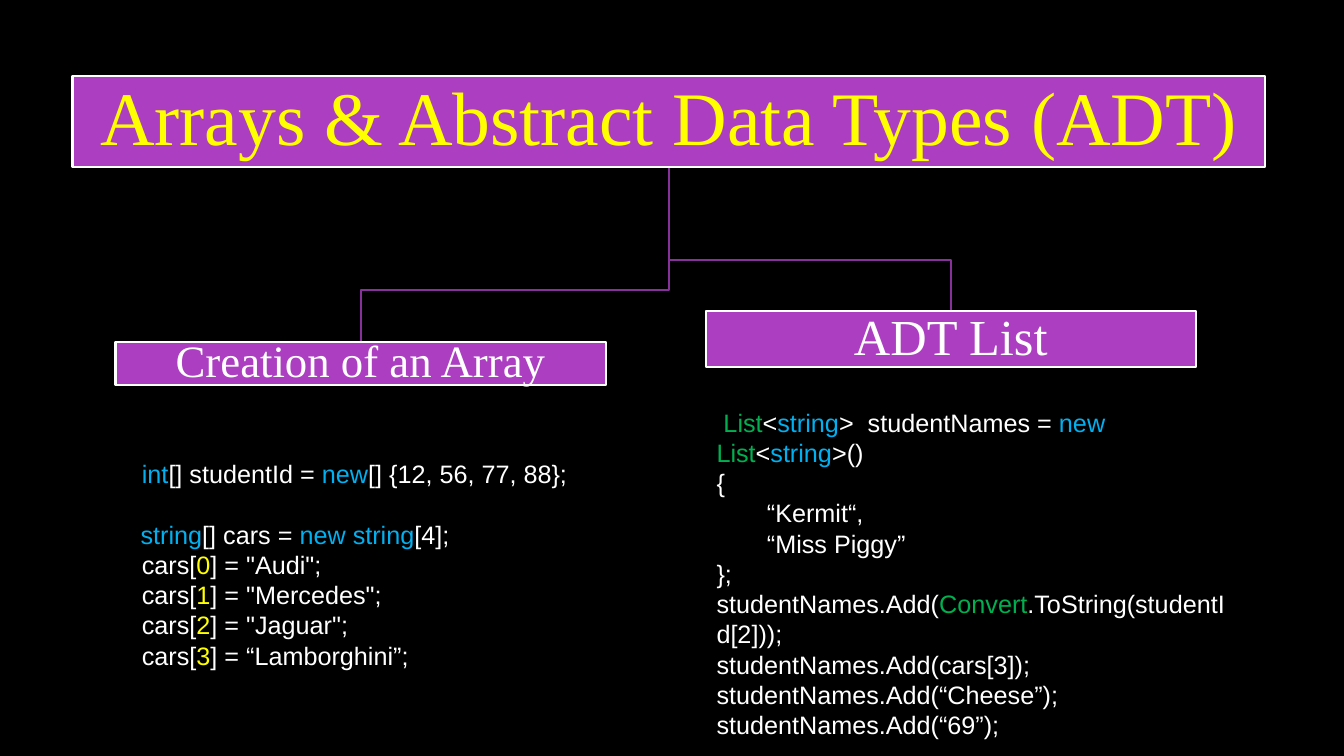
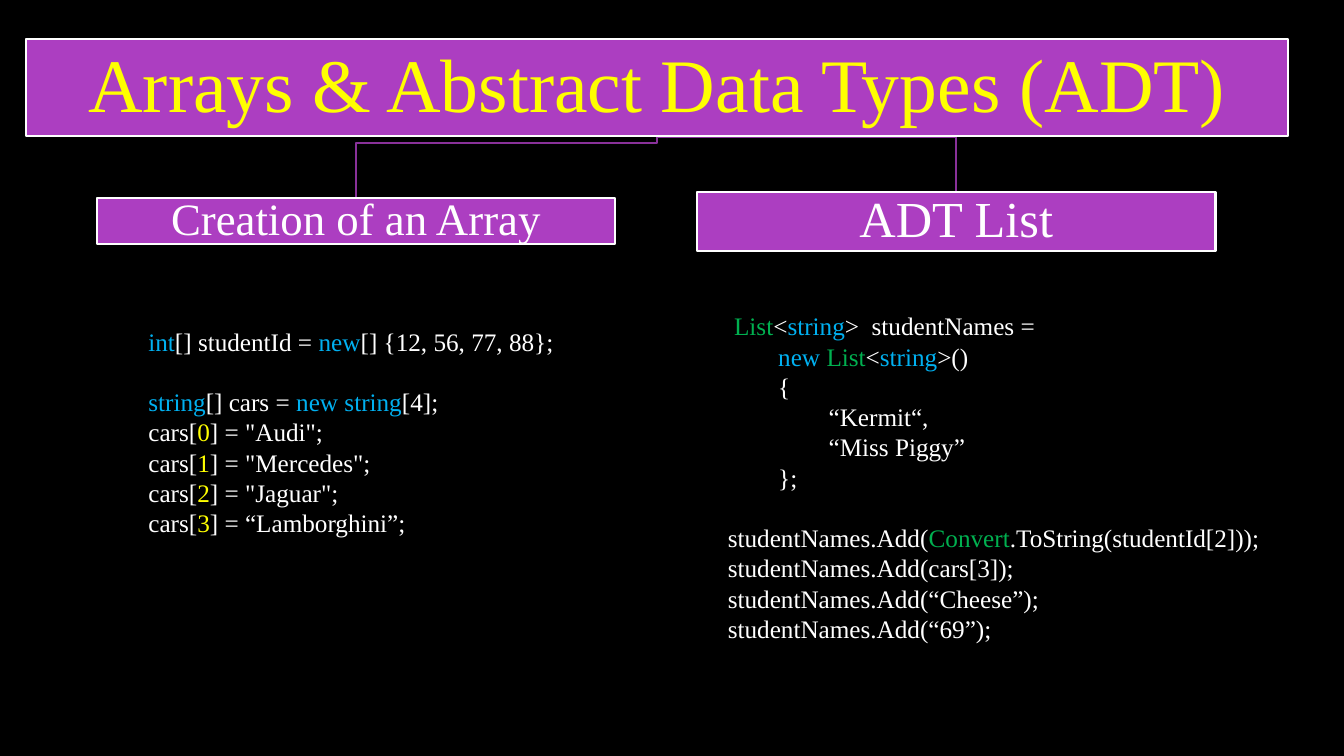
Before and after one commit to BaiGanio/Intro-To-Programing-With-CSharp, a slide deck: slide 8 of Course Overview.pptx. Drawn at 1344x756 pixels with LibreOffice and Linux fonts; fonts in the diff are those of the drawing; background and template pictures are left out. Boxes give left, top, right and bottom in pixels: in the first picture for what was removed or moved away, otherwise in the second. Text is boxed around its words. In the diff, an @@ line names an element or a change of style, - is before the commit and + after.

```diff
--- a/Course Overview.pptx
+++ b/Course Overview.pptx
@@ text "Arrays & Abstract Data Types ...": place and size @@
-text "Arrays & Abstract Data Types ..." at bbox=[100, 92, 1237, 161]
+text "Arrays & Abstract Data Types ..." at bbox=[88, 59, 1225, 127]
@@ rectangle: place and size @@
-rectangle at bbox=[73, 76, 1265, 167]
+rectangle at bbox=[26, 39, 1288, 136]
@@ freeform shape: place and size @@
-freeform shape at bbox=[361, 167, 669, 342]
+freeform shape at bbox=[356, 136, 657, 198]
@@ freeform shape: place and size @@
-freeform shape at bbox=[668, 167, 951, 312]
+freeform shape at bbox=[657, 136, 957, 192]
@@ text "Creation of an Array": place and size @@
-text "Creation of an Array" at bbox=[176, 345, 546, 387]
+text "Creation of an Array" at bbox=[171, 203, 541, 244]
@@ rectangle: place and size @@
-rectangle at bbox=[116, 342, 606, 385]
+rectangle at bbox=[97, 198, 615, 244]
@@ text "ADT List": place and size @@
-text "ADT List" at bbox=[854, 321, 1047, 356]
+text "ADT List" at bbox=[859, 203, 1053, 238]
@@ rectangle: place and size @@
-rectangle at bbox=[706, 312, 1196, 367]
+rectangle at bbox=[698, 192, 1216, 250]
@@ text "int[] studentId = new[] {12, ...": place and size @@
-text "int[] studentId = new[] {12, ..." at bbox=[141, 464, 567, 670]
+text "int[] studentId = new[] {12, ..." at bbox=[148, 333, 553, 538]
@@ text "int[] studentId = new[] {12, ..." at bbox=[148, 333, 553, 538]: font Arial to Times New Roman @@
@@ text "List<string> studentNames =": place and size @@
-text "List<string> studentNames =" at bbox=[717, 413, 1225, 740]
+text "List<string> studentNames =" at bbox=[728, 317, 1259, 643]
@@ text at bbox=[734, 317, 1015, 372]: text changed; font Arial to Times New Roman @@
-List<string> studentNames = new List<string>()
+List<string> studentNames =
+  new List<string>()
@@ text at bbox=[728, 409, 1259, 643]: font Arial to Times New Roman in "{", "“Kermit“,", "“Miss Piggy”", "};" and 4 more places; list level 1 to 2 in "{"; list level 2 to 3 in "“Kermit“,"; list level 2 to 3 in "“Miss Piggy”"; list level 1 to 2 in "};" @@
```
Also in this commit, not shown: 1 other slide changed, 1 slide removed, 12 other files.
